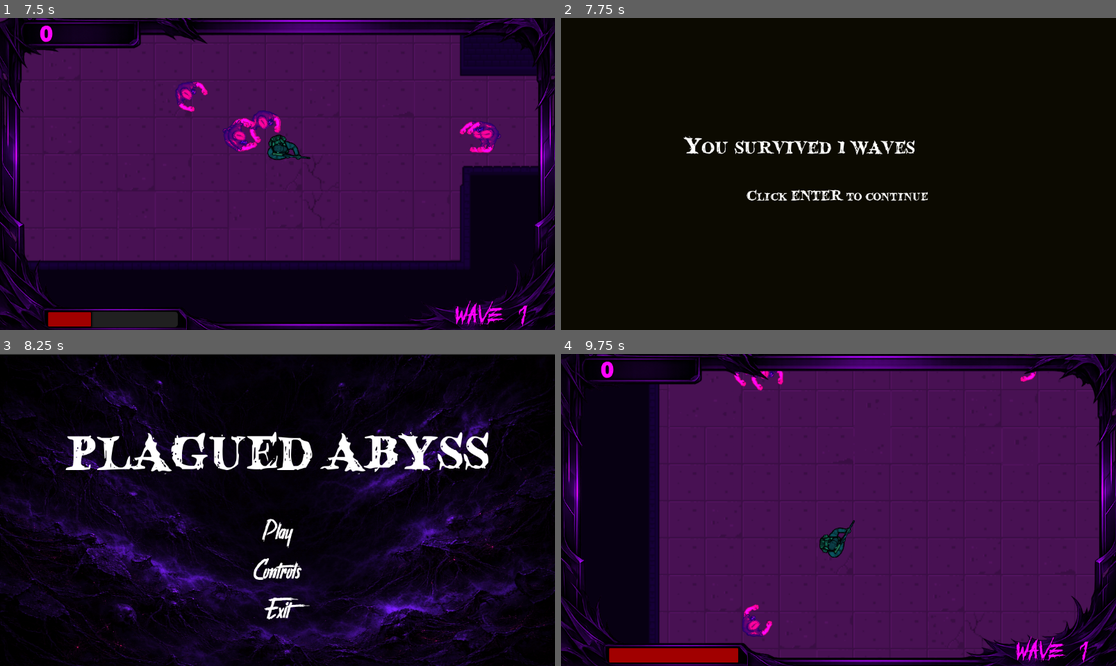
Above: before the commit, frames 1-4 (two rows, left to right).
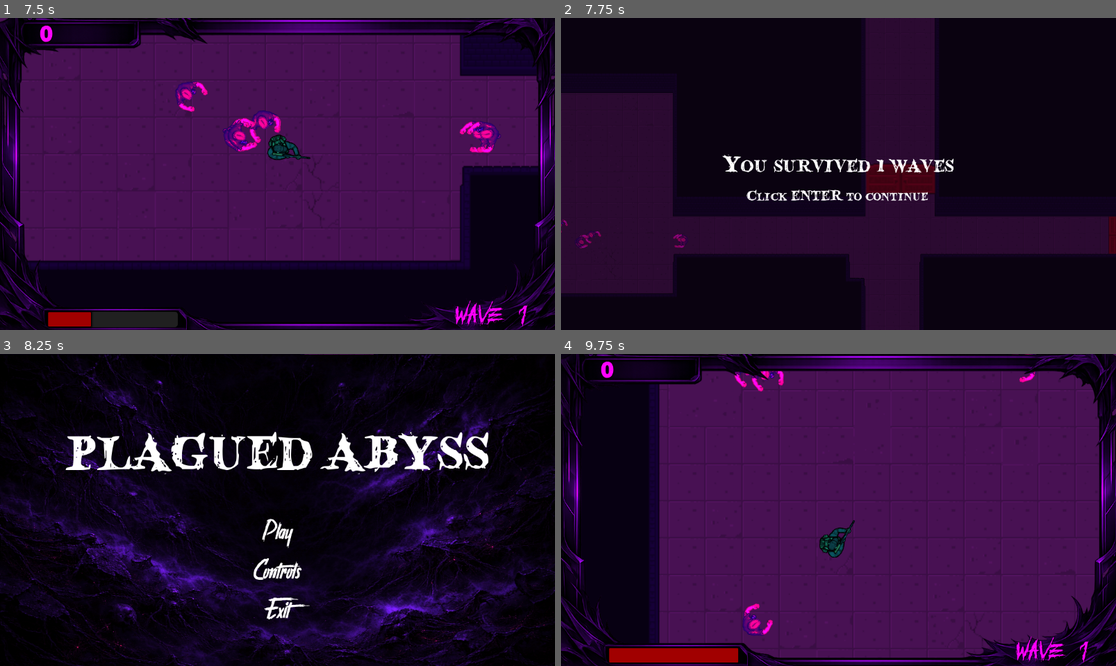
Above: after the commit, the same moments.

Repository: ayaanyousaf/plagued-abyss
Game: Godot game, scene res://scenes/Main.tscn
Same seed, same stepped clock (60 frames per second), same inputs: the game is played once before the commit and once after it. Sound files missing from this copy of the repository are replaced by a short silence.
Inputs (mouse positions are in pixels of both pictures, inside the frame that each line leads up to):
- Up to frame 1 (7.5 s): click "Play" at 0.5 s; tap Enter (continue) at 1.25, 2.1, 3.05, 3.8, 5.1, 6.05, 6.8 s; move the mouse to (399, 158) at 1.27 s; hold D (move_right) 1.28-2.03 s; hold Enter (continue) 1.28-2.03 s; move the mouse to (166, 189) at 2.02 s; hold S (move_down) 2.03-2.78 s; move the mouse to (333, 105) at 2.77 s; hold D (move_right) 2.78-3.53 s; hold F (interact) 2.78-3.53 s; move the mouse to (249, 236) at 3.52 s; hold W (move_up) 3.53-4.28 s; click (249, 236) at 3.6 s; move the mouse to (444, 220) at 4.27 s; hold Enter (continue) 4.28-5.03 s; hold A (move_left) 4.28-5.78 s; move the mouse to (111, 127) at 5.02 s; move the mouse to (305, 174) at 5.77 s; hold S (move_down) 5.78-6.53 s; hold F (interact) 5.78-6.53 s; move the mouse to (194, 96) at 6.52 s; hold D (move_right) 6.53-7.28 s; click (194, 96) at 6.6 s; move the mouse to (399, 158) at 7.27 s; hold W (move_up) from 7.28 s (still down); hold Enter (continue) from 7.28 s (still down)
- Up to frame 2 (7.75 s): keep holding W (move_up); keep holding Enter (continue)
- Up to frame 3 (8.25 s): move the mouse to (166, 525) at 8.02 s; release W (move_up) at 8.03 s; release Enter (continue) at 8.03 s; hold D (move_right) from 8.03 s (still down); tap Enter (continue) at 8.1 s
- Up to frame 4 (9.75 s): release D (move_right) at 8.75 s; click "Play" at 8.75 s; move the mouse to (894, 441) at 9.52 s; hold S (move_down) from 9.53 s (still down); hold F (interact) from 9.53 s (still down)

Frame 1 is identical in both runs. In frame 2, 41% of the frame differs, in the area x 0-100%, y 0-100%; in frame 3, 0.2%; in frame 4, 0.4%.

Commit message:
polish game over menu and add death SFX

Diff:
--- a/scenes/Main.tscn
+++ b/scenes/Main.tscn
@@ -12,6 +12,7 @@
 [ext_resource type="FontFile" uid="uid://de8brq84d6xfs" path="res://assets/fonts/points_font.ttf" id="9_q8u5g"]
 [ext_resource type="AudioStream" uid="uid://cm3o1u702876g" path="res://assets/Music/MenuMusic.mp3" id="11_wp0k4"]
 [ext_resource type="AudioStream" uid="uid://mriy88r5scuj" path="res://assets/Music/GameplayMusic.mp3" id="12_bjd11"]
+[ext_resource type="AudioStream" uid="uid://ci840wipt7d16" path="res://assets/SFX/Death.mp3" id="13_qmy6f"]
 
 [sub_resource type="StyleBoxTexture" id="StyleBoxTexture_vcsgt"]
 texture = ExtResource("4_rarhs")
@@ -60,7 +61,7 @@
 shadow_size = 4
 
 [sub_resource type="StyleBoxFlat" id="StyleBoxFlat_c01mt"]
-bg_color = Color(0.049475692, 0.039731156, 0.0053792885, 1)
+bg_color = Color(0.05490196, 0.015686275, 0.05490196, 0.4862745)
 
 [node name="Main" type="Node2D"]
 script = ExtResource("1_nxtc6")
@@ -213,24 +214,28 @@
 offset_bottom = 89.5
 grow_horizontal = 2
 grow_vertical = 2
+alignment = 1
 
 [node name="Movement" type="Label" parent="UI/Menu/ControlsOverlay/VBoxContainer"]
 layout_mode = 2
 theme_override_fonts/font = ExtResource("7_bjd11")
 theme_override_font_sizes/font_size = 48
 text = "WASD - Move"
+horizontal_alignment = 1
 
 [node name="Shoot" type="Label" parent="UI/Menu/ControlsOverlay/VBoxContainer"]
 layout_mode = 2
 theme_override_fonts/font = ExtResource("7_bjd11")
 theme_override_font_sizes/font_size = 48
 text = "Left Click - Shoot"
+horizontal_alignment = 1
 
 [node name="Interact" type="Label" parent="UI/Menu/ControlsOverlay/VBoxContainer"]
 layout_mode = 2
 theme_override_fonts/font = ExtResource("7_bjd11")
 theme_override_font_sizes/font_size = 48
 text = "F - Interact"
+horizontal_alignment = 1
 
 [node name="Game" type="Control" parent="UI"]
 layout_mode = 3
@@ -291,7 +296,6 @@
 text = "0"
 
 [node name="GameOver" type="Control" parent="UI"]
-visible = false
 layout_mode = 3
 anchors_preset = 15
 anchor_right = 1.0
@@ -311,17 +315,21 @@
 
 [node name="GameOverMessage" type="Label" parent="UI/GameOver"]
 layout_mode = 1
-anchors_preset = 5
-anchor_left = 0.5
-anchor_right = 0.5
-offset_left = -321.0
-offset_top = 232.0
-offset_right = 318.0
-offset_bottom = 304.0
-grow_horizontal = 2
+anchors_preset = 8
+anchor_left = 0.5
+anchor_top = 0.5
+anchor_right = 0.5
+anchor_bottom = 0.5
+offset_left = -319.5
+offset_top = -54.0
+offset_right = 319.5
+offset_bottom = 18.0
+grow_horizontal = 2
+grow_vertical = 2
 theme_override_fonts/font = ExtResource("4_lhr70")
 theme_override_font_sizes/font_size = 52
-text = "YOU SURVIVED 0 WAVES"
+text = "YOU SURVIVED 1 WAVE"
+horizontal_alignment = 1
 
 [node name="Continue" type="Label" parent="UI/GameOver"]
 layout_mode = 1
@@ -351,6 +359,10 @@
 volume_db = -20.0
 parameters/looping = true
 
+[node name="PlayerDeathSFX" type="AudioStreamPlayer2D" parent="."]
+stream = ExtResource("13_qmy6f")
+volume_db = -5.0
+
 [connection signal="pressed" from="UI/Menu/VBoxContainer/Play" to="." method="_on_play_pressed"]
 [connection signal="pressed" from="UI/Menu/VBoxContainer/Controls" to="." method="_on_controls_pressed"]
 [connection signal="pressed" from="UI/Menu/VBoxContainer/Exit" to="." method="_on_exit_pressed"]
--- a/scripts/main.gd
+++ b/scripts/main.gd
@@ -15,6 +15,7 @@
 
 @onready var menu_music: AudioStreamPlayer = $MenuMusic
 @onready var gameplay_music: AudioStreamPlayer = $GameMusic
+@onready var player_death_sfx: AudioStreamPlayer2D = $PlayerDeathSFX
 
 # Define game states
 enum GameState {
@@ -50,13 +51,12 @@
 	change_state(GameState.PLAY)
 
 func end_game(final_wave):
-	clear_world()
 	change_state(GameState.GAME_OVER)
-
 	game_over_message.text = "You survived " + str(final_wave) + " waves"
 
 	if Input.is_action_just_pressed("continue"):
 		change_state(GameState.MENU)
+		clear_world()
 
 # Resets world state
 func clear_world() -> void:
@@ -108,6 +108,7 @@
 	controls_overlay.visible = false
 
 func _on_player_died(final_wave: int) -> void:
+	player_death_sfx.play()
 	end_game(final_wave)
 
 func _on_player_hp_updated(hp: int, max_hp: int) -> void:
--- a/scripts/world.gd
+++ b/scripts/world.gd
@@ -17,6 +17,7 @@
 var unlocked_rooms: Array[String] = ["starting_room"]
 
 var score = 0
+var game_over = false
 
 func _ready() -> void:
 	score = 0 # reset score
@@ -27,6 +28,9 @@
 	start_wave()
 
 func _process(delta: float) -> void:
+	if game_over:
+		return
+
 	if waiting_for_next_wave:
 		return
 
@@ -74,6 +78,10 @@
 	enemy.died.connect(_on_enemy_died)
 
 func _on_player_died() -> void:
+	game_over = true
+
+	if zombie_SFX.playing:
+		zombie_SFX.stop()
 	player_died.emit(current_wave) # World forwards signal telling main that player died
 
 func _on_player_hp_updated(hp: int, max_hp: int) -> void:
Not shown, added: assets/SFX/Death.mp3.import
Not shown: 1 places in scenes/Main.tscn that only renumber resources
Not shown, added: assets/SFX/Death.mp3
